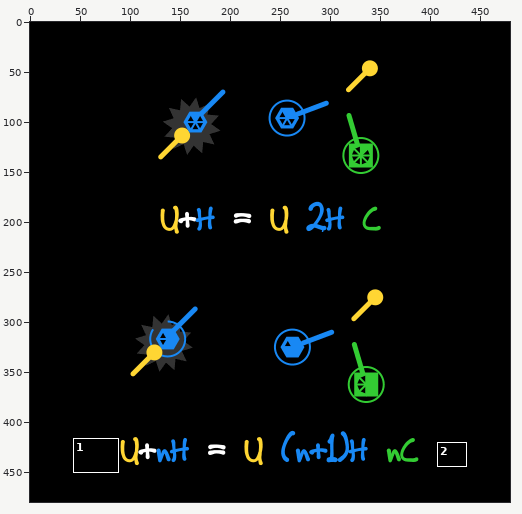
Sprite sheet, stored at assets/images/help/08.png. Above, an overview of the earlier version with the close-up marked.
Close-up. First the earlier version:
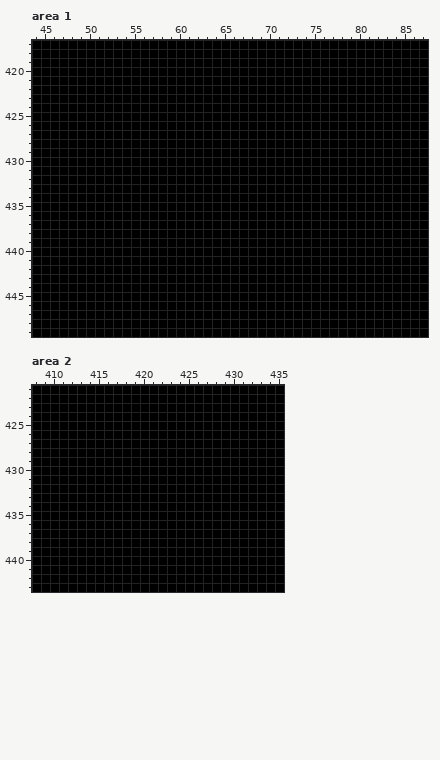
The file is 480x480 pixels. Colours within 5 levels of each other are drawn and written as one. Shown: area 1: x 44..87, y 417..449; area 2: x 408..435, y 421..443. The commit also changed other parts of the picture, which this record leaves out.
The same view after the edit:
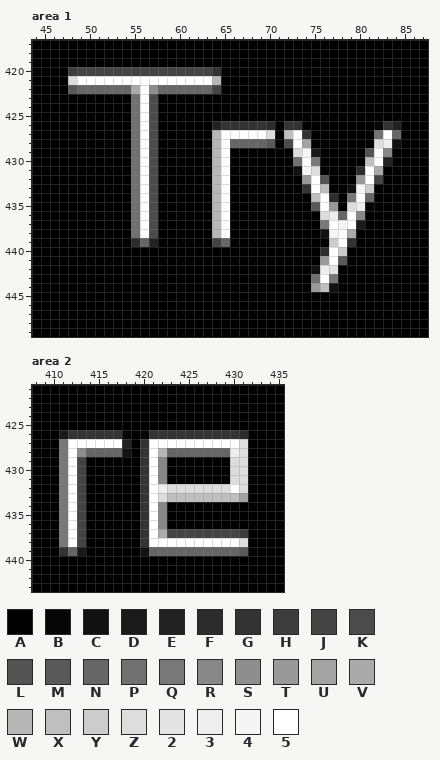
Palette (. is transparent): A #000000  B #060606  C #111111  D #1a1a1a  E #222222  F #2c2c2c  G #333333  H #3d3d3d  J #444444  K #4b4b4b  L #535353  M #595959  N #666666  P #717171  Q #787878  R #878787  S #8e8e8e  T #999999  U #a3a3a3  V #aaaaaa  W #b7b7b7  X #bfbfbf  Y #cccccc  Z #dddddd  2 #e4e4e4  3 #eeeeee  4 #f5f5f5  5 #ffffff
The exact change:
Changed rows in their new state; - is an unchanged pixel.
Area 1:
first column x 48:
420 HJJJJJJJJJJJJJJJG--------------------
421 Z555555555555555W--------------------
422 MNNNNNNV5SNNNNNNJ--------------------
423 -------P5K---------------------------
424 -------P5K---------------------------
425 -------P5K---------------------------
426 -------P5K------EGGGGGF-GG--------BGE
427 -------P5K------W55555Z-X5G-------P5N
428 -------P5K------W5NNNNM-K5U-------Z3C
429 -------P5K------W5-------Z4D-----L5R-
430 -------P5K------W5-------P5Q-----X5E-
431 -------P5K------W5-------C4Z----F5V--
432 -------P5K------W5--------T5L---T5J--
433 -------P5K------W5--------G5X--C4Y---
434 -------P5K------W5---------X5F-Q5N---
435 -------P5K------W5---------M5T-Z3B---
436 -------P5K------W5----------Z3N5R----
437 -------P5K------W5----------Q545D----
438 -------P5K------W5----------C45V-----
439 -------FNE------JN-----------Y5G-----
440 ----------------------------F5Y------
441 ----------------------------T5M------
442 ---------------------------C32-------
443 ---------------------------P5Q-------
444 ---------------------------TXC-------
Area 2:
first column x 411:
426 DGGGGGGB-BGGGGGGGGGGF
427 Q555555E-G5555555555Z
428 Q5SNNNNC-G5WNNNNNNN3Z
429 Q5J------G5R-------ZZ
430 Q5J------G5R-------ZZ
431 Q5J------G5R-------ZZ
432 Q5J------G53ZZZZZZZ5Z
433 Q5J------G5ZXXXXXXXXU
434 Q5J------G5R---------
435 Q5J------G5R---------
436 Q5J------G5R---------
437 Q5J------G5VJJJJJJJJH
438 Q5J------G5555555555Z
439 GND------CNNNNNNNNNNM
Boxes around the changes in both close-ups, in picture pixels (x1, y1, x2, y2):
changed: (68, 67, 401, 292)
changed: (59, 430, 248, 556)
